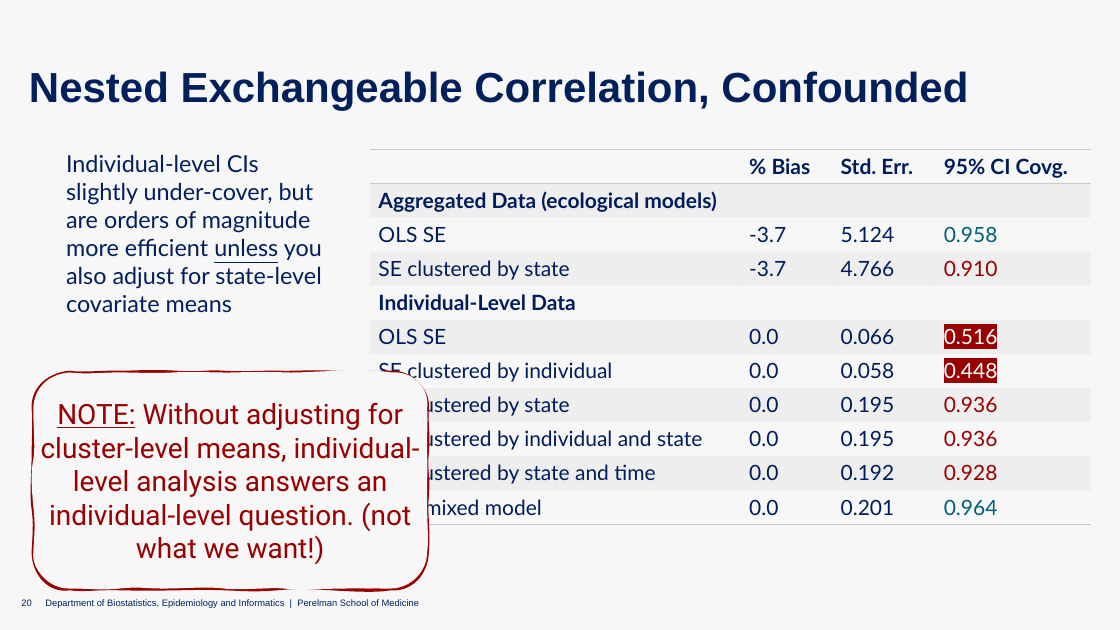
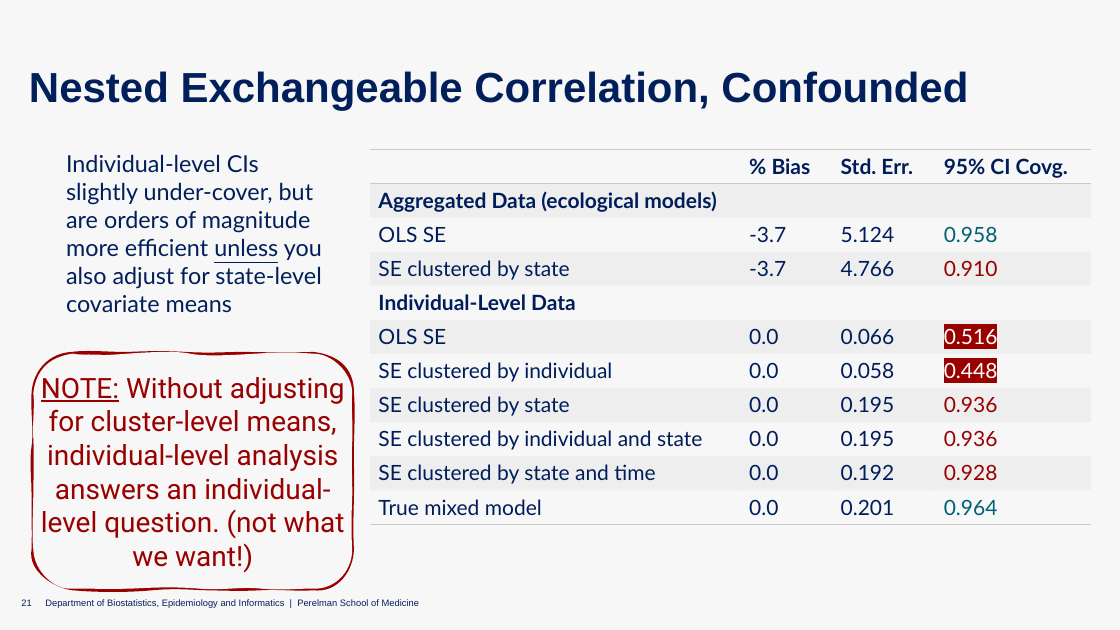
Before and after one commit to nickseewald/slides, a slide deck: slide 21 of seewaldSER2025.pptx (slide 20 before the commit). Drawn at 1120x630 pixels with LibreOffice and Linux fonts; fonts in the diff are those of the drawing; background and template pictures are left out. Boxes give left, top, right and bottom in pixels: in the first picture for what was removed or moved away, otherwise in the second. Text is boxed around its words. In the diff, an @@ line names an element or a change of style, - is before the commit and + after.

```diff
--- a/seewaldSER2025.pptx
+++ b/seewaldSER2025.pptx
@@ freeform shape "NOTE: Without adjusting for cluster-level ..." resized from (x1=34, y1=372, x2=428, y2=588) to (x1=34, y1=354, x2=353, y2=589) @@
@@ page number at (x1=21, y1=599, x2=31, y2=606): text changed @@
-20
+21
```
Also in this commit, not shown: 1 other slide changed, 1 slide added, 1 other file.
